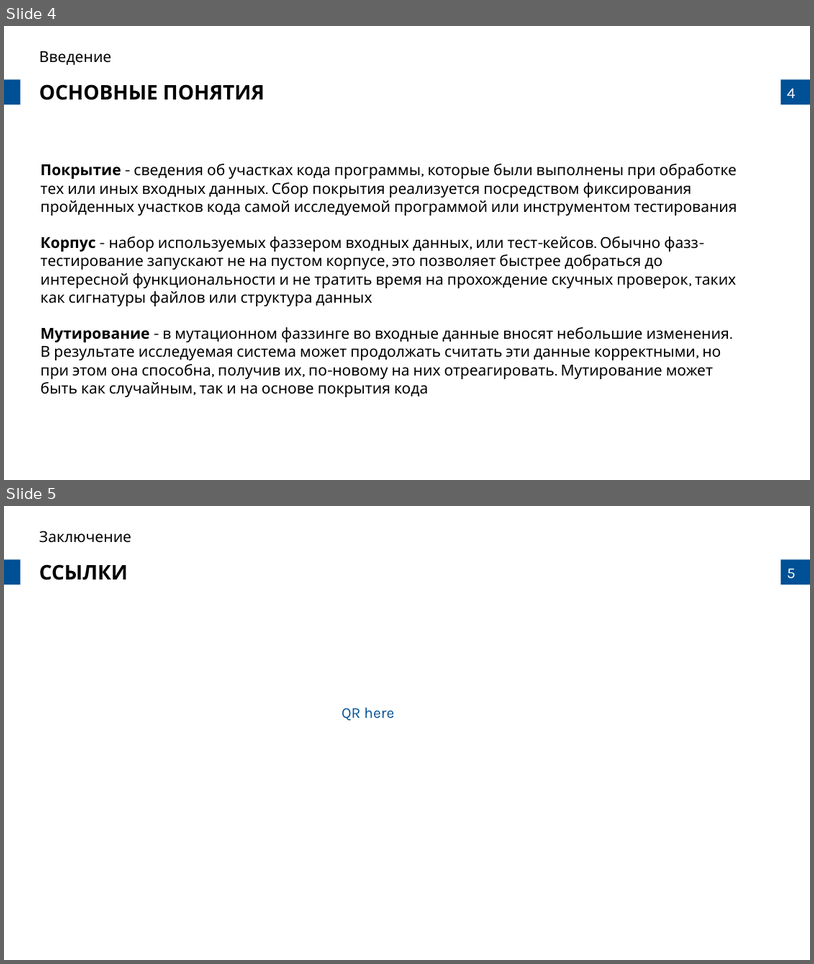
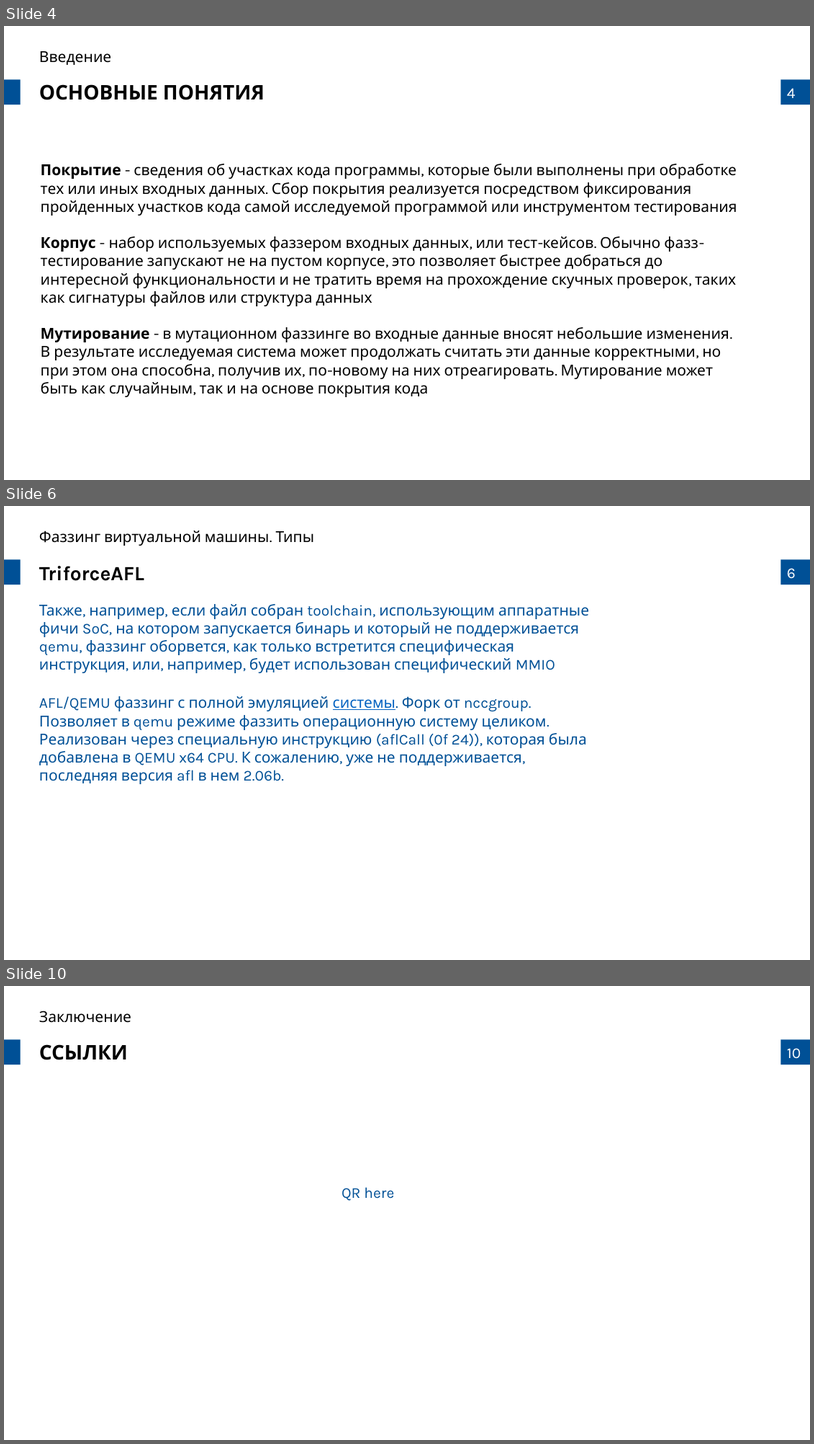
Before and after one commit to prostoAlexandr/BeeTech_2024, a slide deck: Belikov_Virtual_machine_fuzzing_types_and_approaches.pptx. Shown one above the other, each under a label of ours: slides 4 and 5 before the commit, slides 4, 6 and 10 after it; the slides between them are not shown. The pictures are 814x964 and 814x1444 pixels, drawn with LibreOffice and Linux fonts; fonts in the diff are those of the drawing; background and template pictures are left out. Boxes give left, top, right and bottom in pixels: in the first picture for what was removed or moved away, otherwise in the second. Text is boxed around its words. In the diff, an @@ line names an element or a change of style, - is before the commit and + after.

```diff
--- a/Belikov_Virtual_machine_fuzzing_types_and_approaches.pptx
+++ b/Belikov_Virtual_machine_fuzzing_types_and_approaches.pptx
@@ slide 6 added at (4,506,810,960), background #FFFFFF; not listed: 3 template elements that a slide beside it also shows @@
@@ text added at (39,530,315,546), 18 pt, text #000000 @@
+Фаззинг виртуальной машины. Типы
@@ text added at (39,566,144,581), 24 pt, text #000000, bold @@
+TriforceAFL
@@ text added at (39,604,589,766), 18 pt, text #005096 @@
+Также, например, если файл собран toolchain, использующим аппаратные фичи SoC, на котором запускается бинарь и который не поддерживается qemu, фаззинг оборвется, как только встретится специфическая инструкция, или, например, будет использован специфический MMIO
+AFL/QEMU фаззинг с полной эмуляцией системы. Форк от nccgroup. Позволяет в qemu режиме фаззить операционную систему целиком. Реализован через специальную инструкцию (aflCall (0f 24)), которая была добавлена в QEMU x64 CPU. К сожалению, уже не поддерживается, последняя версия afl в нем 2.06b.
@@ what was slide 5 is now slide 10 @@
@@ page number at (787,1048,801,1058): text changed @@
-5
+10
```
Also in this commit, not shown: 4 other slides added, 3 other files.
